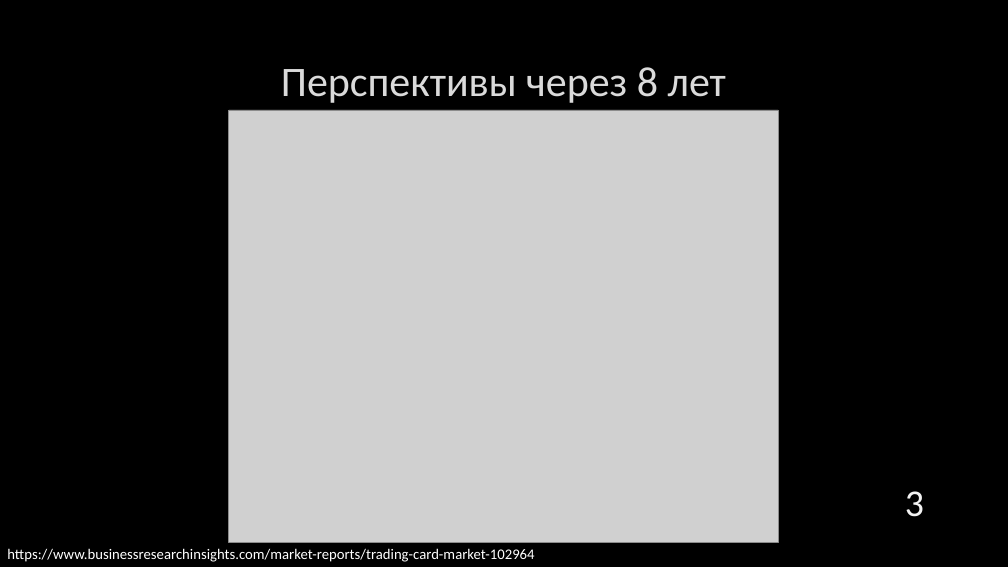
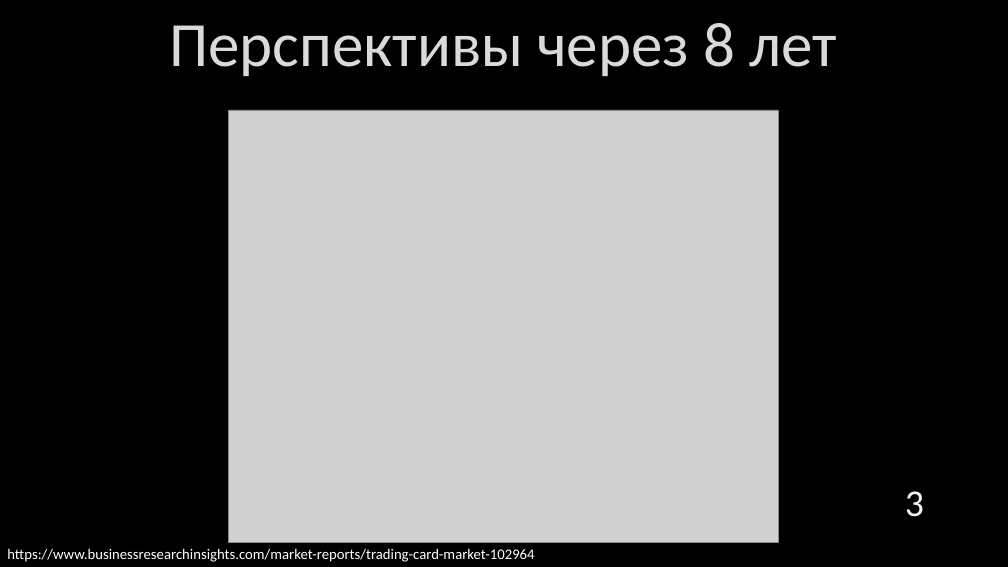
Before and after one commit to drklbri/CardTrader, a slide deck: slide 3 of Documents/prezentation.pptx. Drawn at 1008x567 pixels with LibreOffice and Linux fonts; fonts in the diff are those of the drawing; grey boxes stand for pictures; background and template pictures are left out. Boxes give left, top, right and bottom in pixels: in the first picture for what was removed or moved away, otherwise in the second. Text is boxed around its words. In the diff, an @@ line names an element or a change of style, - is before the commit and + after.

```diff
--- a/Documents/prezentation.pptx
+++ b/Documents/prezentation.pptx
@@ title "Перспективы через 8 лет": place and size @@
-title "Перспективы через 8 лет" at box(281, 67, 726, 103)
+title "Перспективы через 8 лет" at box(169, 23, 838, 76)
@@ title "Перспективы через 8 лет" at box(169, 23, 838, 76): size 40 to 60 pt @@
```
Also in this commit, not shown: 6 other slides changed, 3 slides added, 1 slide removed, 13 other files.
